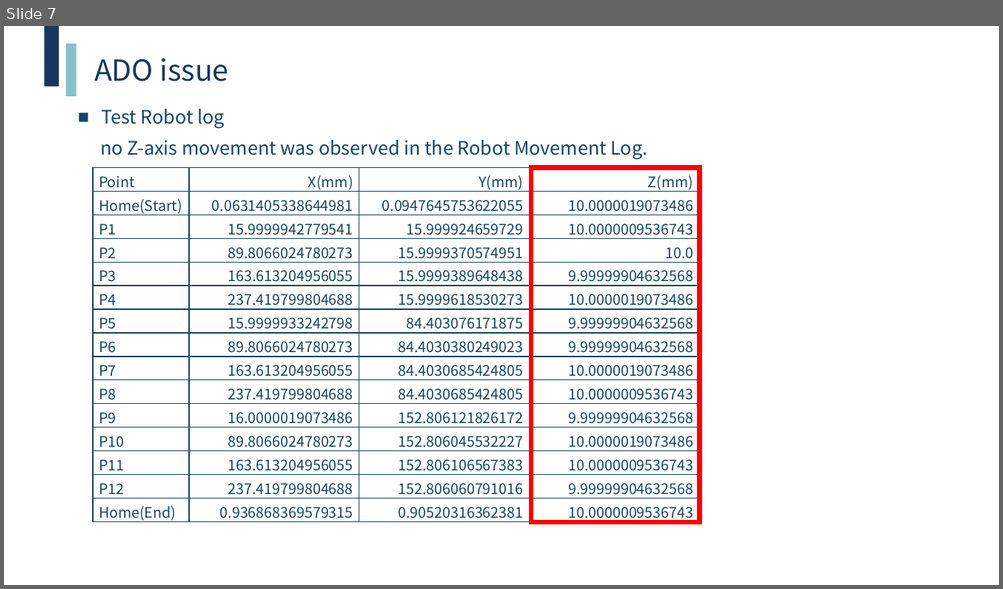
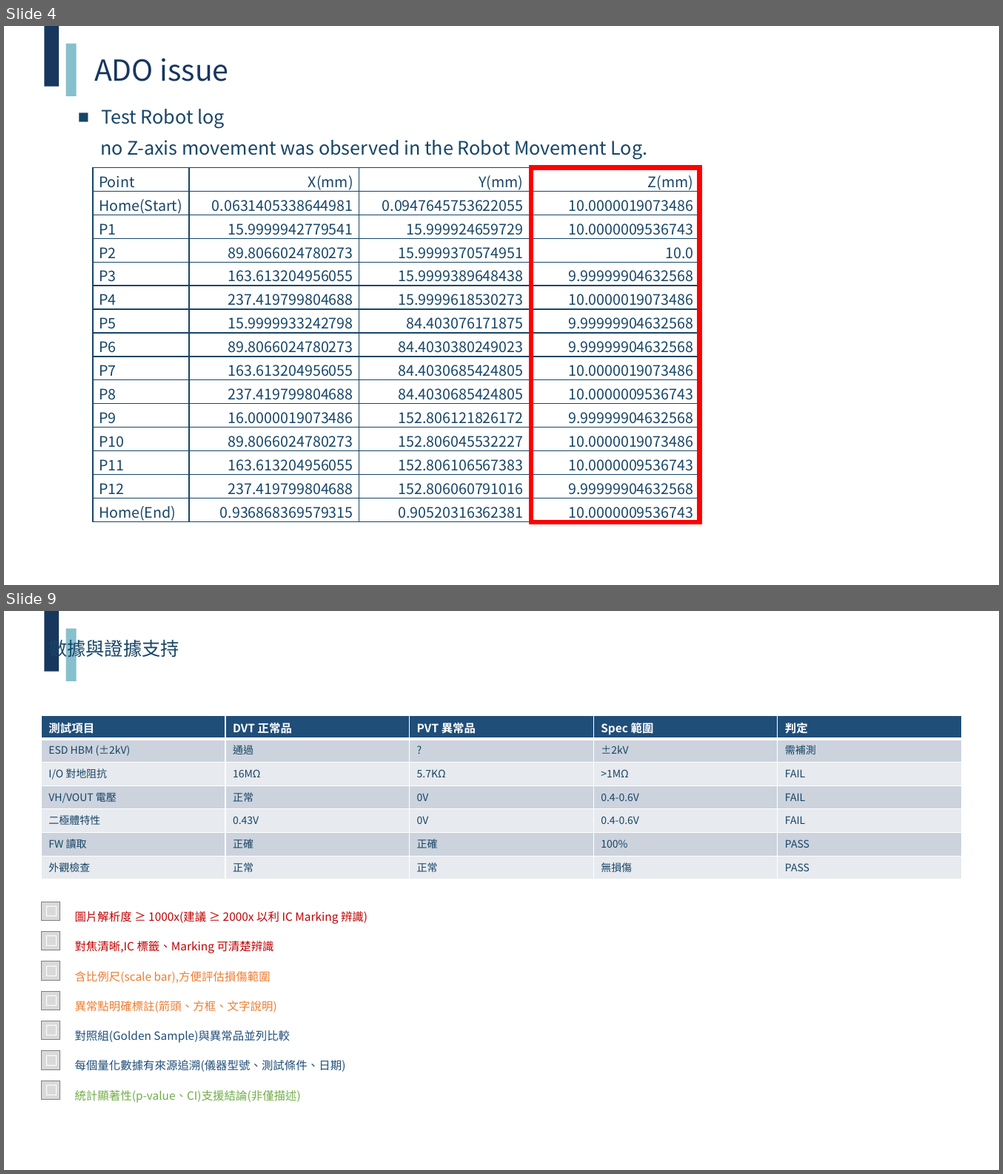
Before and after one commit to kcf7012/fa-report-refactor-root, a slide deck: report/MS_Meishan_ADO_445239_260716_improved.pptx. Shown one above the other, each under a label of ours: slide 7 before the commit, slides 4 and 9 after it; the slides between them are not shown. The pictures are 1003x589 and 1003x1174 pixels, drawn with LibreOffice and Linux fonts; fonts in the diff are those of the drawing; background and template pictures are left out. Boxes give left, top, right and bottom in pixels: in the first picture for what was removed or moved away, otherwise in the second. Text is boxed around its words. In the diff, an @@ line names an element or a change of style, - is before the commit and + after.

Commit message:
fix: 修正批次版面渲染問題(8 張空白頁 → 0)+ LLM 策略評估文檔
詳細修正記錄見 docs/handoff/2026-08-31-batch-eval-rendering-issues-handoff.md § 10。

修正內容:
- 補上 orchestrator 缺失的 4 個 action 分支(原本 silently skip 導致 8 張空白)
- 7 個 improver 加 slide_bounds 動態適應 13.33 in 寬螢幕 pptx
- 修 visual generator Inches 重複套用 bug
- 修 summary.py Executive Summary 座標超界

LLM 策略評估:確認採用純修版 bug(不安用 LLM),理由見 § 6。

統計:
- 原本:8 張空白 / 3 份報告 / 母片保護 100% / 203 測試
- 現在:0 張空白 / 3 份報告 / 母片保護 100% / 210 測試(+7 smoke)

相關 commit (技能包倉庫):
- 略(待下次 commit)

```diff
--- a/report/MS_Meishan_ADO_445239_260716_improved.pptx
+++ b/report/MS_Meishan_ADO_445239_260716_improved.pptx
@@ slide 9 added at (x1=4, y1=611, x2=999, y2=1170), background #FFFFFF; not listed: 2 template elements that a slide beside it also shows @@
@@ text added at (x1=48, y1=636, x2=179, y2=660), 18 pt, text #174567 @@
+數據與證據支持
@@ table added at (x1=41, y1=715, x2=963, y2=880), 7 rows, 5 columns @@
+測試項目 | DVT 正常品 | PVT 異常品 | Spec 範圍 | 判定
+ESD HBM (±2kV) | 通過 | ? | ±2kV | 需補測
+I/O 對地阻抗 | 16MΩ | 5.7KΩ | >1MΩ | FAIL
+VH/VOUT 電壓 | 正常 | 0V | 0.4-0.6V | FAIL
+二極體特性 | 0.43V | 0V | 0.4-0.6V | FAIL
+FW 讀取 | 正確 | 正確 | 100% | PASS
+外觀檢查 | 正常 | 正常 | 無損傷 | PASS
@@ rectangle added at (x1=41, y1=902, x2=60, y2=920), fill #D9D9D9, outline #808080 0.5 pt, 14 pt, text #FFFFFF, bold @@
+☐
@@ text added at (x1=75, y1=911, x2=367, y2=924), 11 pt, text #C00000 @@
+圖片解析度 ≥ 1000x(建議 ≥ 2000x 以利 IC Marking 辨識)
@@ rectangle added at (x1=41, y1=932, x2=60, y2=951), fill #D9D9D9, outline #808080 0.5 pt, 14 pt, text #FFFFFF, bold @@
+☐
@@ text added at (x1=75, y1=941, x2=274, y2=954), 11 pt, text #C00000 @@
+對焦清晰,IC 標籤、Marking 可清楚辨識
@@ rectangle added at (x1=41, y1=962, x2=60, y2=980), fill #D9D9D9, outline #808080 0.5 pt, 14 pt, text #FFFFFF, bold @@
+☐
@@ text added at (x1=75, y1=971, x2=270, y2=983), 11 pt, text #ED7D31 @@
+含比例尺(scale bar),方便評估損傷範圍
@@ rectangle added at (x1=41, y1=991, x2=60, y2=1010), fill #D9D9D9, outline #808080 0.5 pt, 14 pt, text #FFFFFF, bold @@
+☐
@@ text added at (x1=75, y1=1001, x2=277, y2=1013), 11 pt, text #ED7D31 @@
+異常點明確標註(箭頭、方框、文字說明)
@@ rectangle added at (x1=41, y1=1022, x2=60, y2=1040), fill #D9D9D9, outline #808080 0.5 pt, 14 pt, text #FFFFFF, bold @@
+☐
@@ text added at (x1=75, y1=1031, x2=290, y2=1043), 11 pt, text #1F4E79 @@
+對照組(Golden Sample)與異常品並列比較
@@ rectangle added at (x1=41, y1=1051, x2=60, y2=1070), fill #D9D9D9, outline #808080 0.5 pt, 14 pt, text #FFFFFF, bold @@
+☐
@@ text added at (x1=75, y1=1060, x2=346, y2=1072), 11 pt, text #1F4E79 @@
+每個量化數據有來源追溯(儀器型號、測試條件、日期)
@@ rectangle added at (x1=41, y1=1081, x2=60, y2=1099), fill #D9D9D9, outline #808080 0.5 pt, 14 pt, text #FFFFFF, bold @@
+☐
@@ text added at (x1=75, y1=1091, x2=301, y2=1103), 11 pt, text #70AD47 @@
+統計顯著性(p-value、CI)支援結論(非僅描述)
@@ what was slide 7 is now slide 4 @@
```
Also in this commit, not shown: 2 slides changed, 9 other slides added, 2 slides removed, 5 other files.
